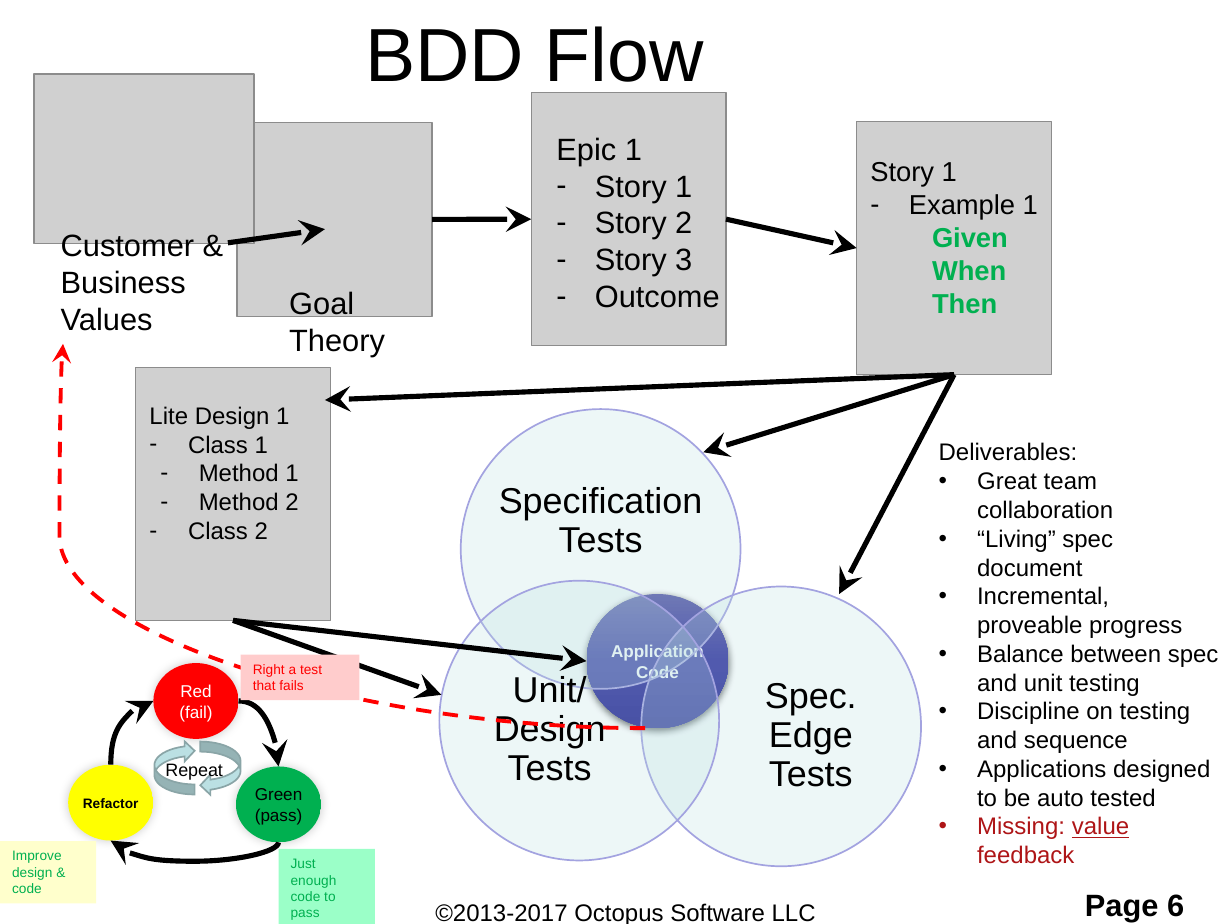
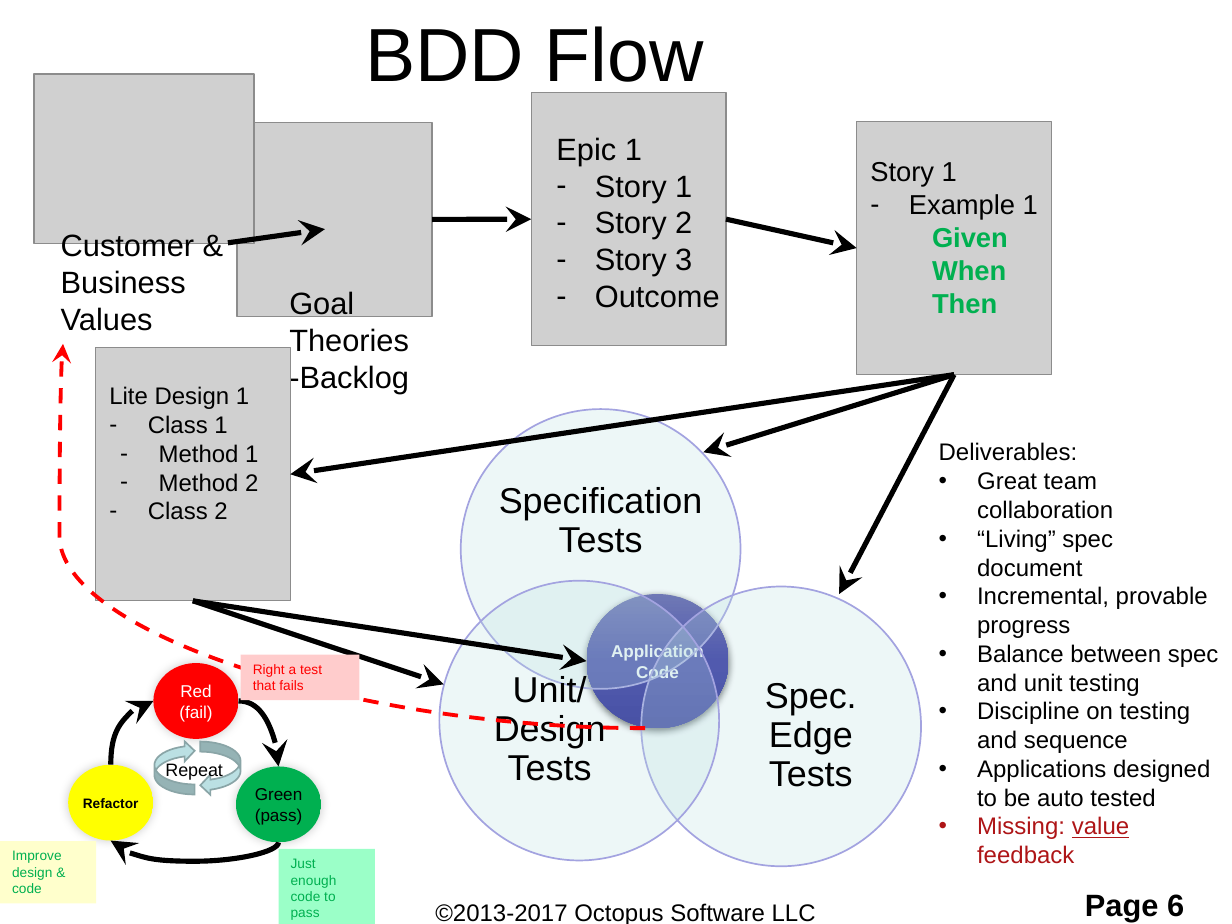
Before and after one commit to ShaneOctopus/RomanConversionStarting, a slide deck: slide 6 of workingFiles/TDD and BDD.pptx. Drawn at 1232x924 pixels with LibreOffice and Linux fonts; fonts in the diff are those of the drawing; grey boxes stand for pictures; background and template pictures are left out. Boxes give left, top, right and bottom in pixels: in the first picture for what was removed or moved away, otherwise in the second. Text is boxed around its words. In the diff, an @@ line names an element or a change of style, - is before the commit and + after.

```diff
--- a/workingFiles/TDD and BDD.pptx
+++ b/workingFiles/TDD and BDD.pptx
@@ text at [289, 328, 409, 394]: text changed @@
-Theory
+Theories -Backlog
@@ picture: place and size @@
-picture at [136, 367, 330, 621]
+picture at [96, 347, 291, 601]
@@ text "Lite Design 1": place and size @@
-text "Lite Design 1" at [149, 406, 298, 540]
+text "Lite Design 1" at [109, 386, 258, 520]
@@ arrow moved from (954, 375) - (325, 400) to (954, 375) - (291, 474) @@
@@ text at [977, 586, 1208, 638]: text changed @@
-• Incremental, proveable progress
+• Incremental, provable progress
@@ arrow moved from (233, 621) - (586, 662) to (193, 601) - (586, 662) @@
@@ arrow moved from (233, 621) - (441, 695) to (193, 601) - (444, 684) @@
```
Also in this commit, not shown: 7 other slides changed, 1 other file.
